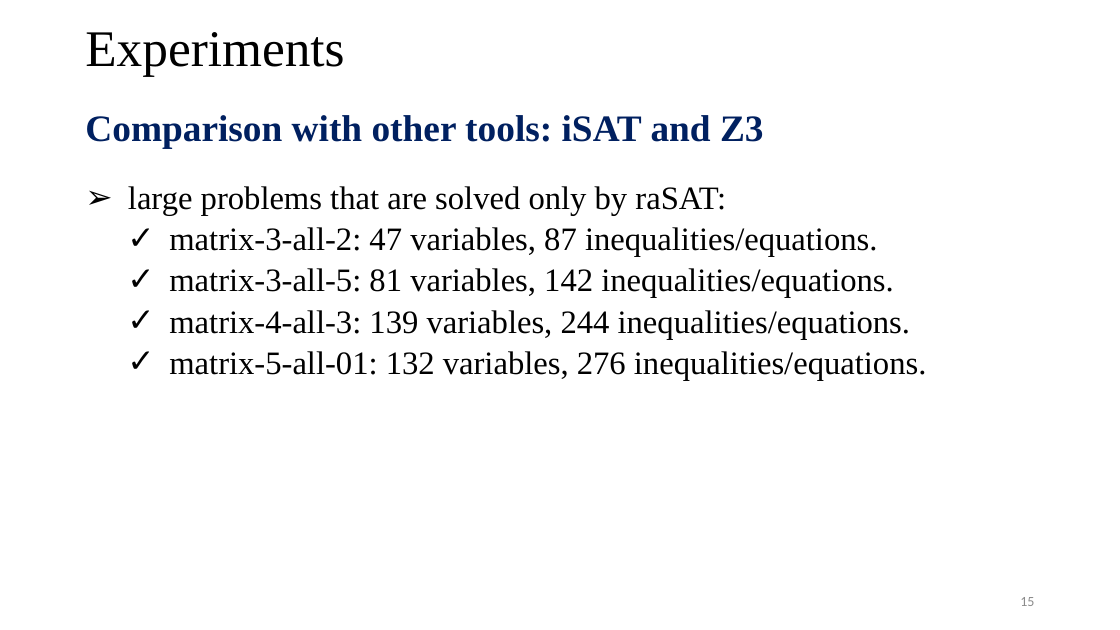
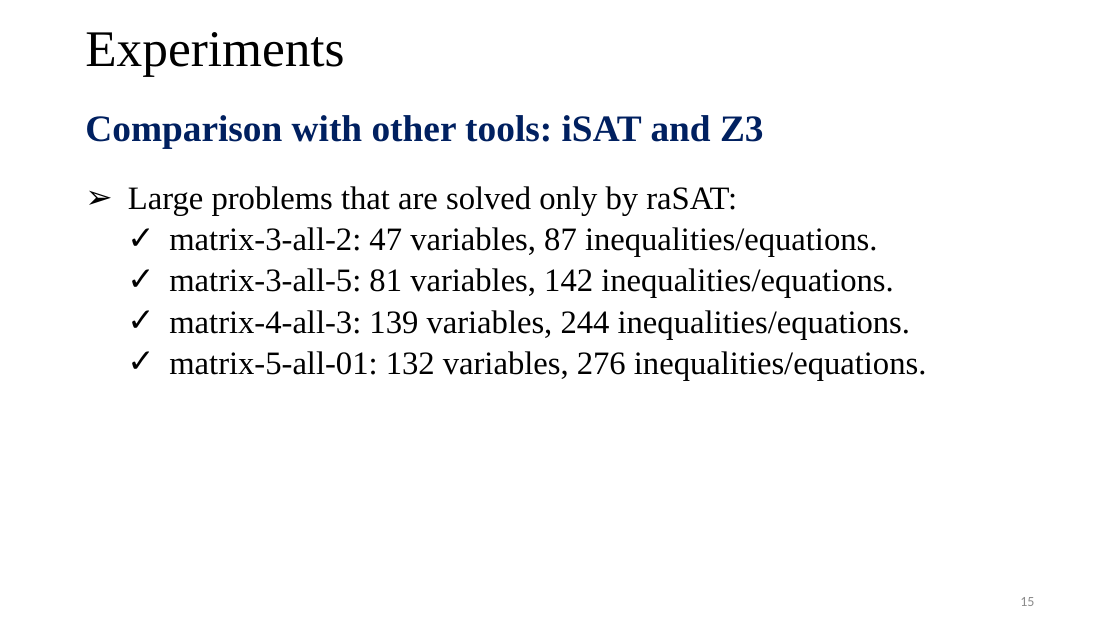
Before and after one commit to tungvx/raSAT, a slide deck: slide 15 of report/thesis/presentation.pptx. Drawn at 1120x630 pixels with LibreOffice and Linux fonts; fonts in the diff are those of the drawing. Boxes give left, top, right and bottom in pixels: in the first picture for what was removed or moved away, otherwise in the second. Text is boxed around its words. In the diff, an @@ line names an element or a change of style, - is before the commit and + after.

```diff
--- a/report/thesis/presentation.pptx
+++ b/report/thesis/presentation.pptx
@@ text at bbox=[128, 186, 737, 216]: text changed @@
-➢ large problems that are solved only by raSAT:
+➢ Large problems that are solved only by raSAT:
```
Also in this commit, not shown: 11 other slides changed.
